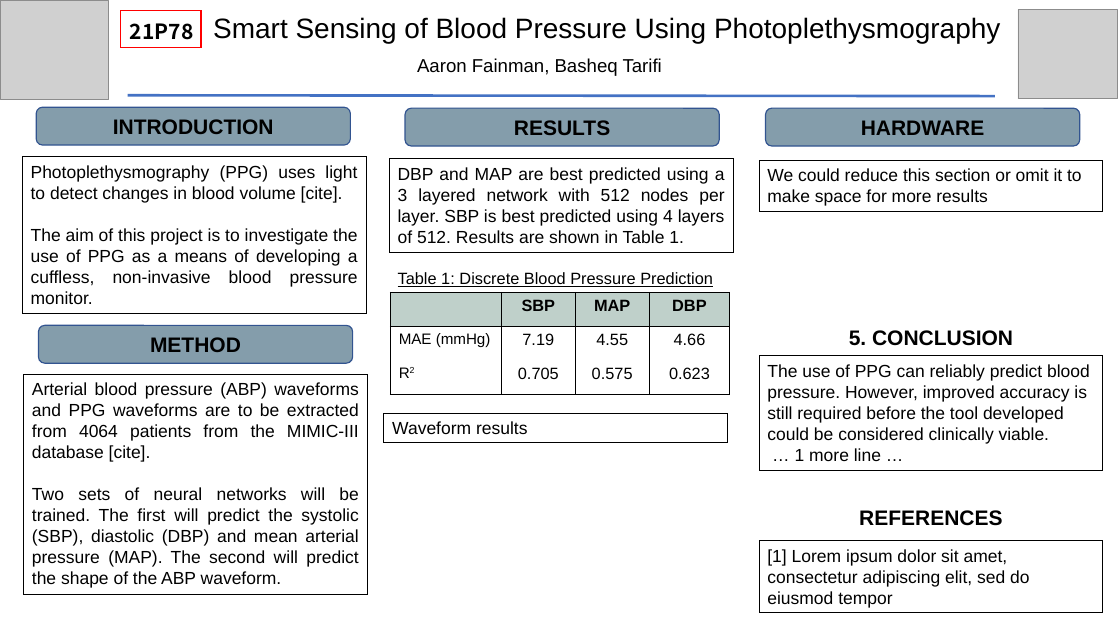
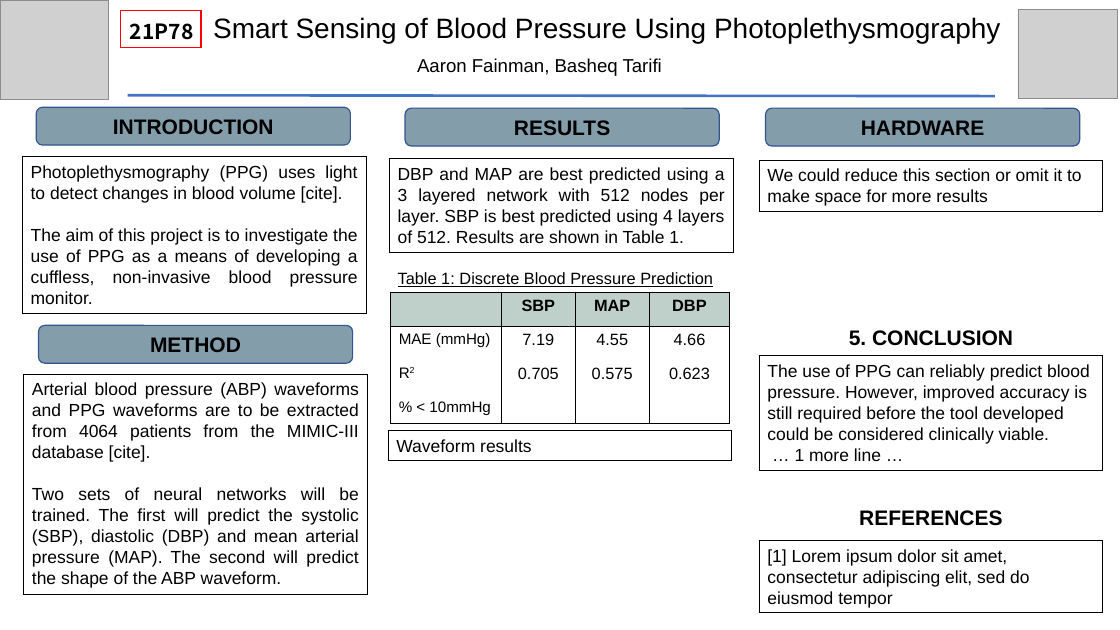
Before and after one commit to aaronfainman/MIMIC-III-WebScraper, a slide deck: slide 1 of poster/21P78Poster.pptx. Drawn at 1120x630 pixels with LibreOffice and Linux fonts; fonts in the diff are those of the drawing; grey boxes stand for pictures. Boxes give left, top, right and bottom in pixels: in the first picture for what was removed or moved away, otherwise in the second. Text is boxed around its words. In the diff, an @@ line names an element or a change of style, - is before the commit and + after.

```diff
--- a/poster/21P78Poster.pptx
+++ b/poster/21P78Poster.pptx
@@ table at [391,292,730,419] @@
-row 3, column 1: R2
+row 3, column 1: R2 / % < 10mmHg
@@ rectangle "Waveform results": place and size @@
-rectangle "Waveform results" at [384,413,728,443]
+rectangle "Waveform results" at [388,431,732,460]
```
Also in this commit, not shown: 1 other file.
